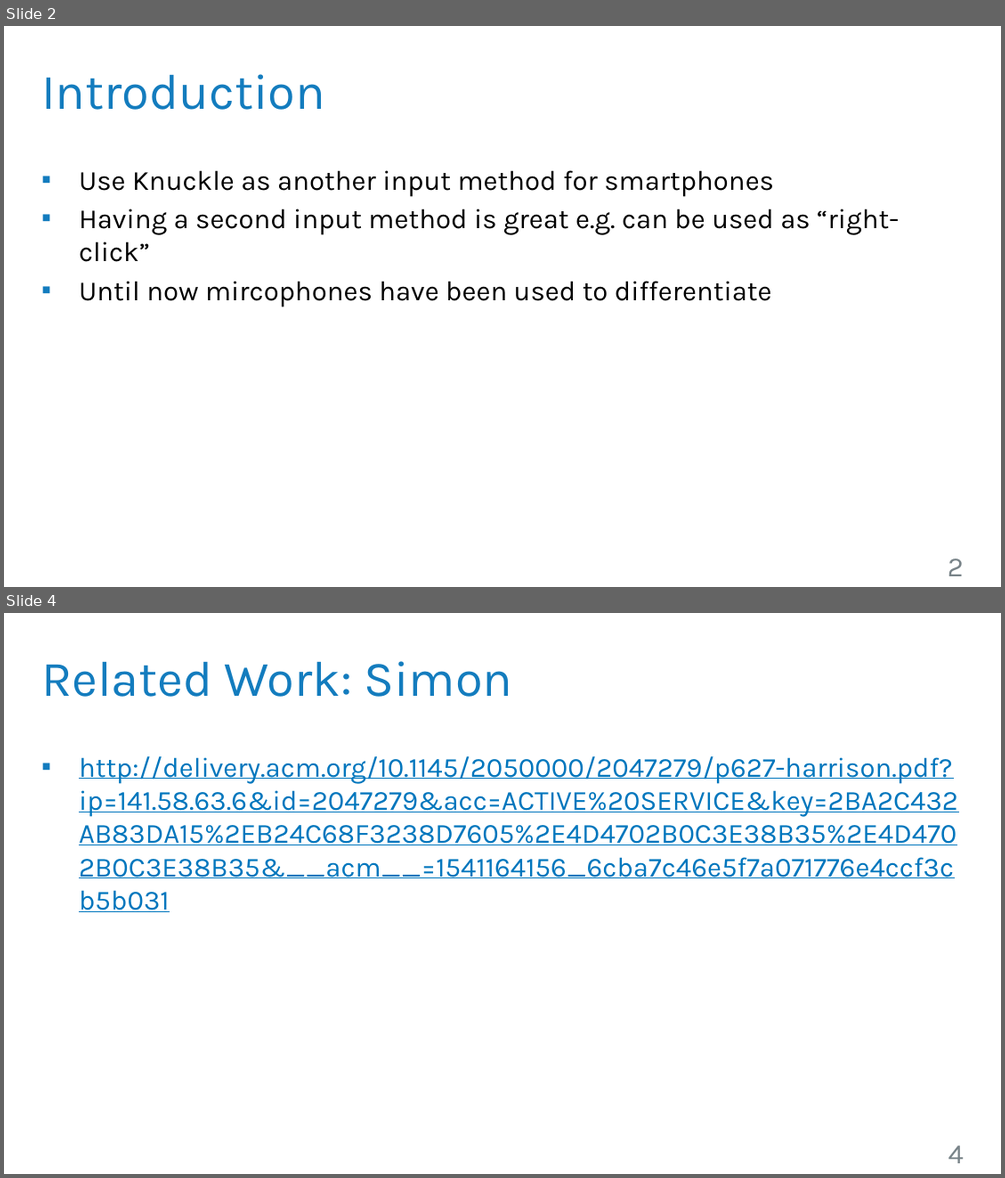
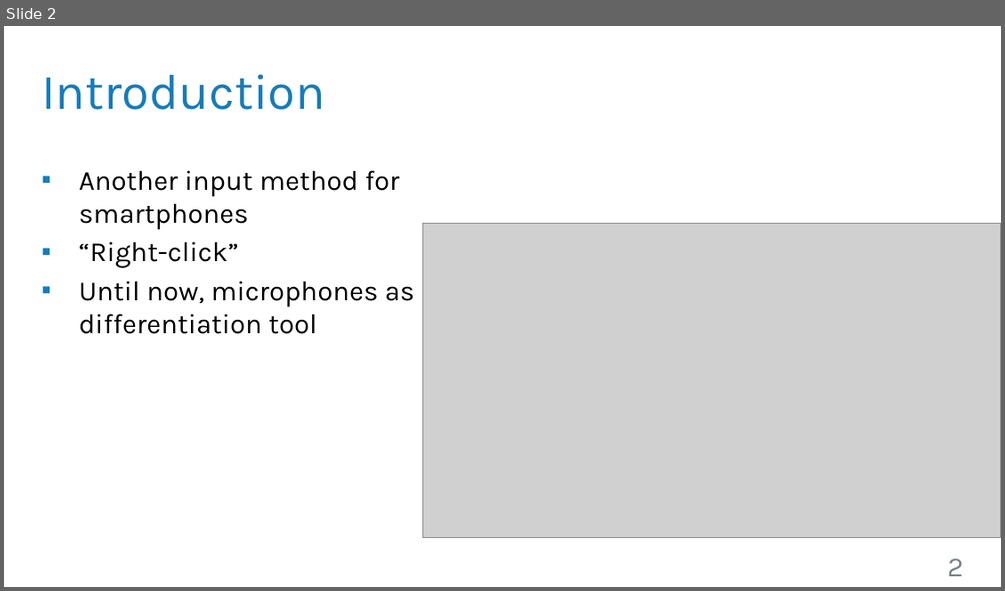
Before and after one commit to robsch94/FaPraKnuckleInput, a slide deck: FirstPresentation.pptx. Shown one above the other, each under a label of ours: slides 2 and 4 before the commit, slide 2 after it; the slides between them are not shown. The pictures are 1005x1178 and 1005x591 pixels, drawn with LibreOffice and Linux fonts; fonts in the diff are those of the drawing; grey boxes stand for pictures; background and template pictures are left out. Boxes give left, top, right and bottom in pixels: in the first picture for what was removed or moved away, otherwise in the second. Text is boxed around its words. In the diff, an @@ line names an element or a change of style, - is before the commit and + after.

```diff
--- a/FirstPresentation.pptx
+++ b/FirstPresentation.pptx
@@ slide 4 removed at bbox=[4, 613, 1001, 1174], background #FFFFFF @@
@@ title removed at bbox=[41, 661, 512, 697] @@
-Related Work: Simon
@@ text removed at bbox=[79, 756, 958, 878] @@
-▪ http://delivery.acm.org/10.1145/2050000/2047279/p627-harrison.pdf?ip=141.58.63.6&id=2047279&acc=ACTIVE%20SERVICE&key=2BA2C432AB83DA15%2EB24C68F3238D7605%2E4D4702B0C3E38B35%2E4D4702B0C3E38B35&__acm__=1541164156_6cba7c46e5f7a071776e4ccf3cb5b031
@@ page number removed at bbox=[948, 1145, 963, 1163] @@
-4
@@ slide 2 changed as well @@
@@ text at bbox=[79, 170, 414, 334]: text changed @@
-▪ Use Knuckle as another input method for smartphones
-▪ Having a second input method is great e.g. can be used as “right-click”
-▪ Until now mircophones have been used to differentiate
+▪ Another input method for smartphones
+▪ “Right-click”
+▪ Until now, microphones as differentiation tool
@@ picture added at bbox=[422, 224, 1001, 539] @@
```
Also in this commit, not shown: 6 other slides changed, 3 slides added, 2 other slides removed.
